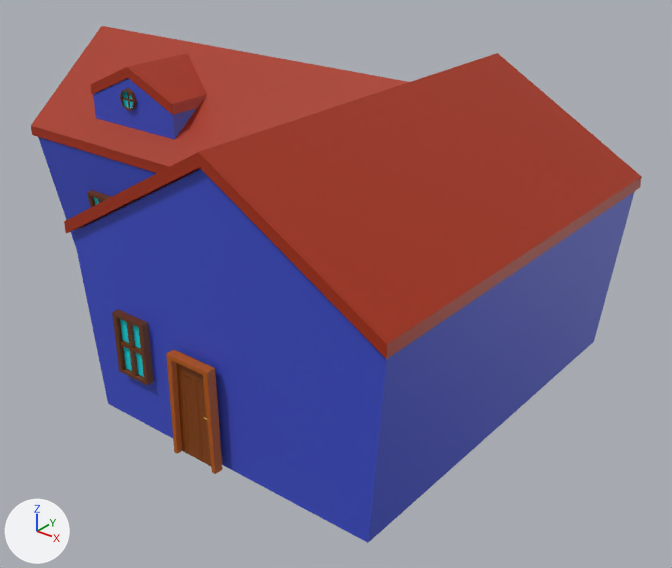
Renders of the FBX model Documentacao/Modelos/Cenário/Modelos3D/Lucas/Prefabs/Casas/Casa9.fbx from each side of a commit.
Both versions are drawn from a camera (50 mm lens) standing at (14.33, -14.77, 11.37) and looking at (1.61, 1.12, 1.52). Every picture has the same lights, and +X, +Y and +Z are marked at lower left. Where no turn or scale is listed for an object, it has been applied to the vertices.

The first picture shows 'Casa9'.
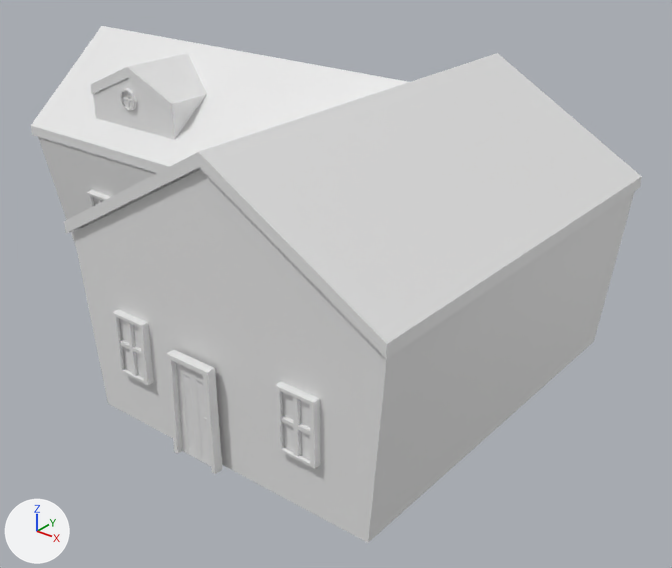
The newer file is also turned or shifted as a whole; pictures and numbers use the older file's frame.

Pixel boxes (x1, y1, x2, y2) of what changed, in the pictures (672 x 568 px):
part 1 of me_cube_013, added
    after: (275, 381, 321, 469)
part 2 of me_cube_013, added
    after: (281, 397, 310, 457)
part 3 of me_cube_013, deleted
    before: (39, 137, 155, 173)
part 4 of me_cube_013, recoloured
    both: (31, 26, 642, 543)

Edits to the bpy script that builds the scene:
```text
Change me_cube_013:
    used by ob_casa9; location = (0.0, 0.0, 0.0)
    remove me_cube_013.from_pydata(...)  # 434 vertices, 408 faces; spans x -8.2..7.1, y -4.6..5.6, z 0.0..6.5
    add me_cube_013.from_pydata(...)  # 474 vertices, 435 faces; spans x -8.2..7.1, y -4.6..5.6, z 0.0..6.5
    me_cube_013 part 1: the loose piece of 16 vertices spanning x 0.3..1.2, y -4.5..-4.2, z 1.2..2.6 is copied, and the copy is moved by (4.4, 0.0, 0.0); it spans x 4.7..5.6, y -4.5..-4.2, z 1.2..2.6
    me_cube_013 part 2: the loose piece of 24 vertices spanning x 0.4..1.1, y -4.5..-4.4, z 1.2..2.6 is copied, and the copy is moved by (4.4, 0.0, 0.0); it spans x 4.8..5.5, y -4.5..-4.4, z 1.2..2.6
    me_cube_013 part 3
    12 faces are deleted
    me_cube_013 part 4: 396 faces spanning x -8.2..7.1, y -4.6..5.6, z 0.0..6.5 switch from mat_material (picture img_decoracaocidade_png) to no material
```
